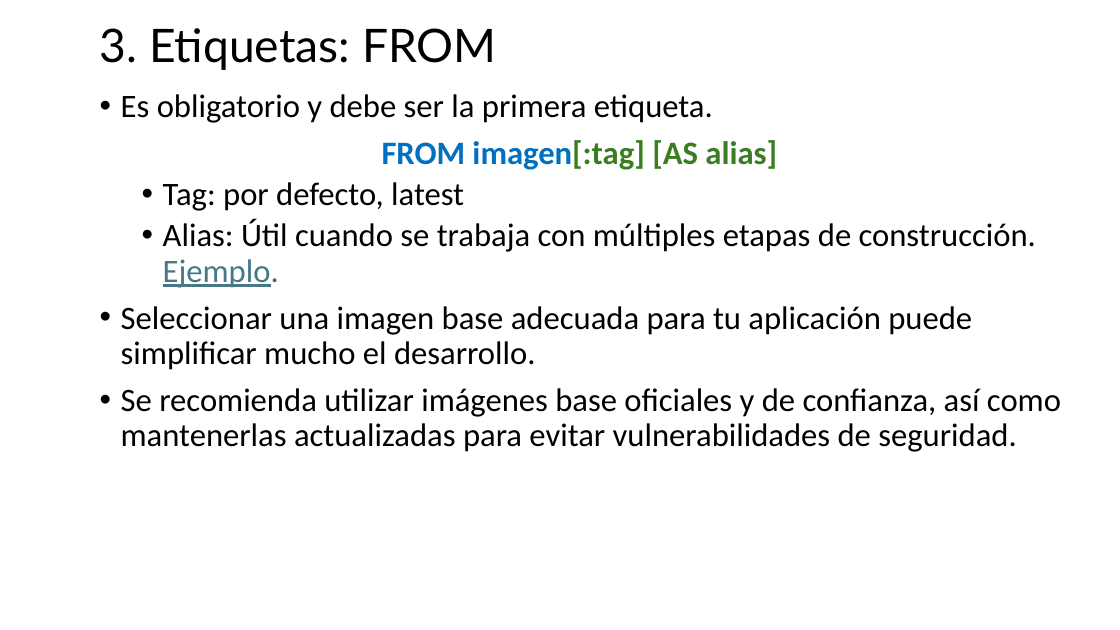
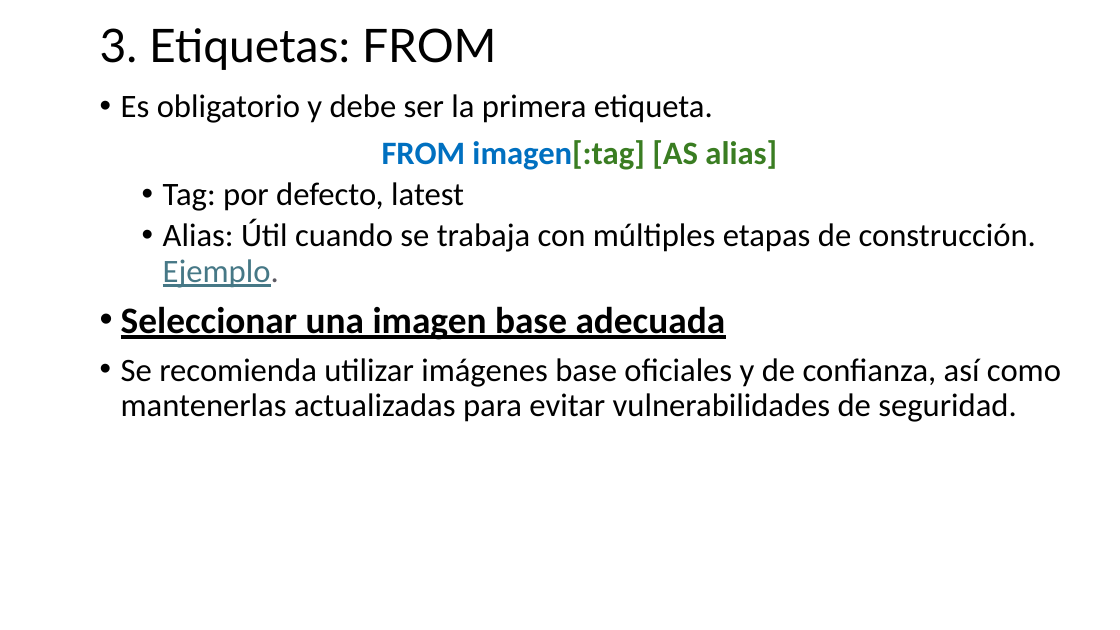
Before and after one commit to jpaniorte/docker25, a slide deck: slide 24 of ppt/3_Dockerfile.pptx (slide 22 before the commit). Drawn at 1120x630 pixels with LibreOffice and Linux fonts; fonts in the diff are those of the drawing. Boxes give left, top, right and bottom in pixels: in the first picture for what was removed or moved away, otherwise in the second. Text is boxed around its words. In the diff, an @@ line names an element or a change of style, - is before the commit and + after.

```diff
--- a/ppt/3_Dockerfile.pptx
+++ b/ppt/3_Dockerfile.pptx
@@ text at (121, 306, 726, 340): text changed; size 28 to 32 pt; bold on @@
-• Seleccionar una imagen base adecuada para tu aplicación puede simplificar mucho el desarrollo.
+• Seleccionar una imagen base adecuada
```
Also in this commit, not shown: 6 other slides changed, 5 slides added, 3 slides removed, 1 other file.
